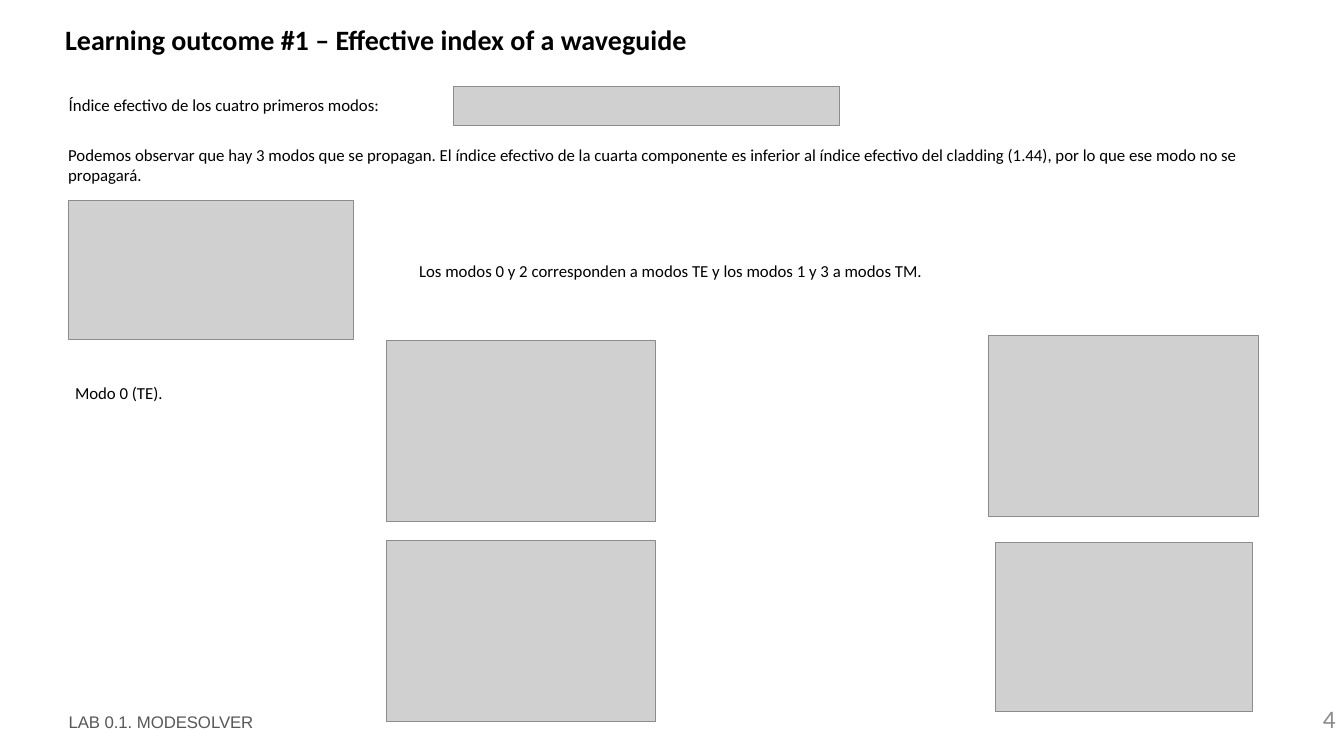
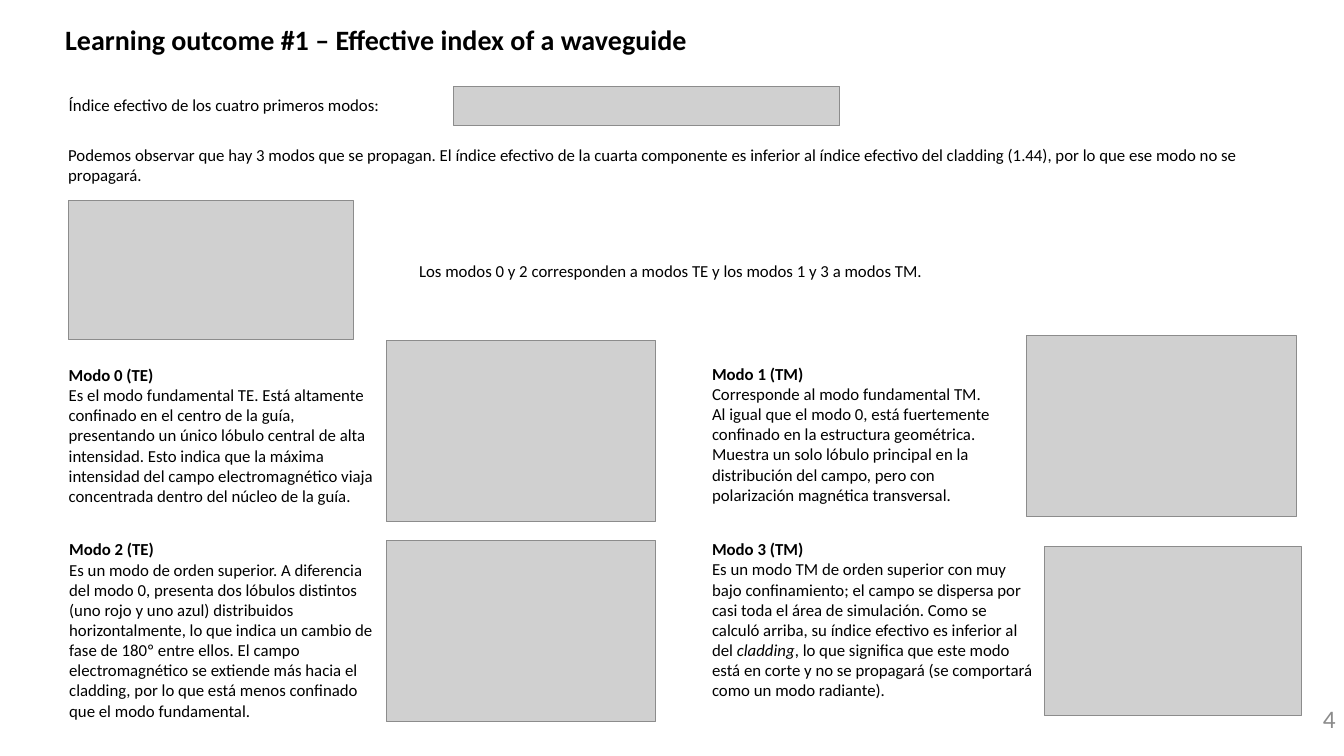
Before and after one commit to snacmuo/pic-upv-lab0, a slide deck: slide 4 of LabBook_010.pptx. Drawn at 1344x756 pixels with LibreOffice and Linux fonts; fonts in the diff are those of the drawing; grey boxes stand for pictures; background and template pictures are left out. Boxes give left, top, right and bottom in pixels: in the first picture for what was removed or moved away, otherwise in the second. Text is boxed around its words. In the diff, an @@ line names an element or a change of style, - is before the commit and + after.

```diff
--- a/LabBook_010.pptx
+++ b/LabBook_010.pptx
@@ picture: place and size @@
-picture at [989, 336, 1259, 517]
+picture at [1026, 336, 1297, 517]
@@ text at [69, 368, 373, 505]: text changed @@
-Modo 0 (TE).
+Modo 0 (TE)
+Es el modo fundamental TE. Está altamente confinado en el centro de la guía, presentando un único lóbulo central de alta intensidad. Esto indica que la máxima intensidad del campo electromagnético viaja concentrada dentro del núcleo de la guía.
@@ text added at [712, 367, 989, 504], 12 pt, text #000000 @@
+Modo 1 (TM)
+Corresponde al modo fundamental TM. Al igual que el modo 0, está fuertemente confinado en la estructura geométrica. Muestra un solo lóbulo principal en la distribución del campo, pero con polarización magnética transversal.
@@ text added at [69, 542, 372, 720], 12 pt, text #000000 @@
+Modo 2 (TE)
+Es un modo de orden superior. A diferencia del modo 0, presenta dos lóbulos distintos (uno rojo y uno azul) distribuidos horizontalmente, lo que indica un cambio de fase de 180º entre ellos. El campo electromagnético se extiende más hacia el cladding, por lo que está menos confinado que el modo fundamental.
@@ text added at [712, 542, 1032, 698], 12 pt, text #000000 @@
+Modo 3 (TM)
+Es un modo TM de orden superior con muy bajo confinamiento; el campo se dispersa por casi toda el área de simulación. Como se calculó arriba, su índice efectivo es inferior al del cladding, lo que significa que este modo está en corte y no se propagará (se comportará como un modo radiante).
@@ picture: place and size @@
-picture at [996, 542, 1253, 712]
+picture at [1045, 546, 1302, 716]
@@ text removed at [69, 716, 253, 728] @@
-LAB 0.1. MODESOLVER
```
Also in this commit, not shown: 1 other slide changed, 1 other file.
